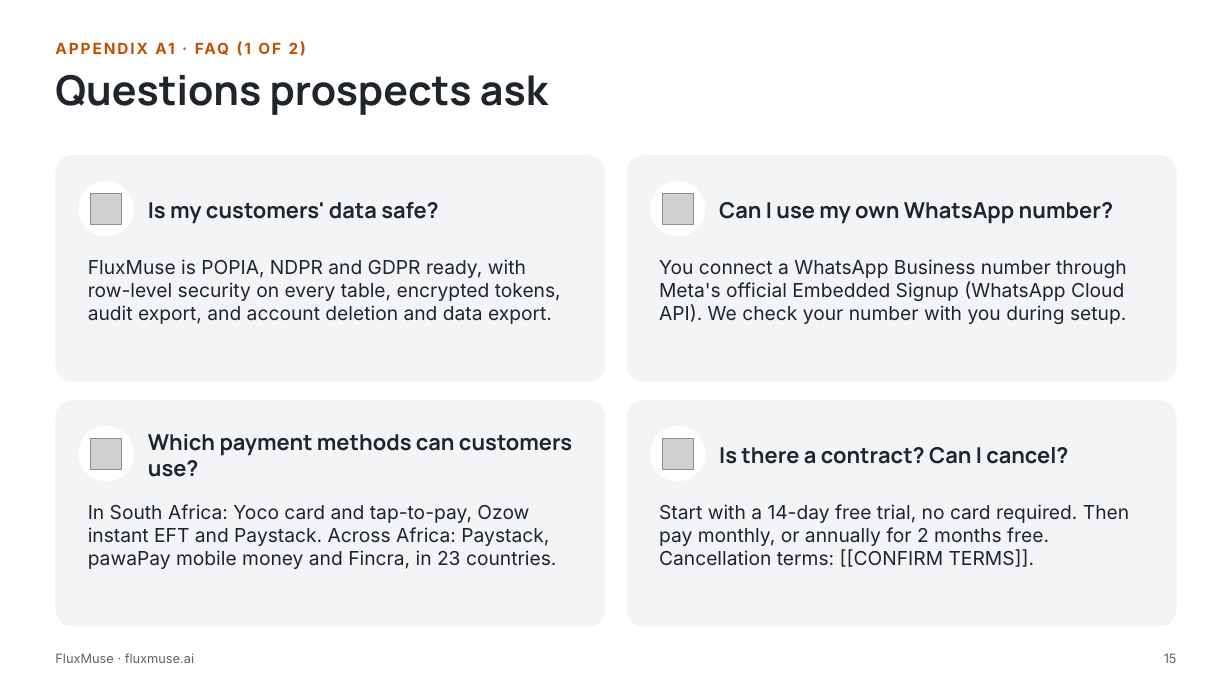
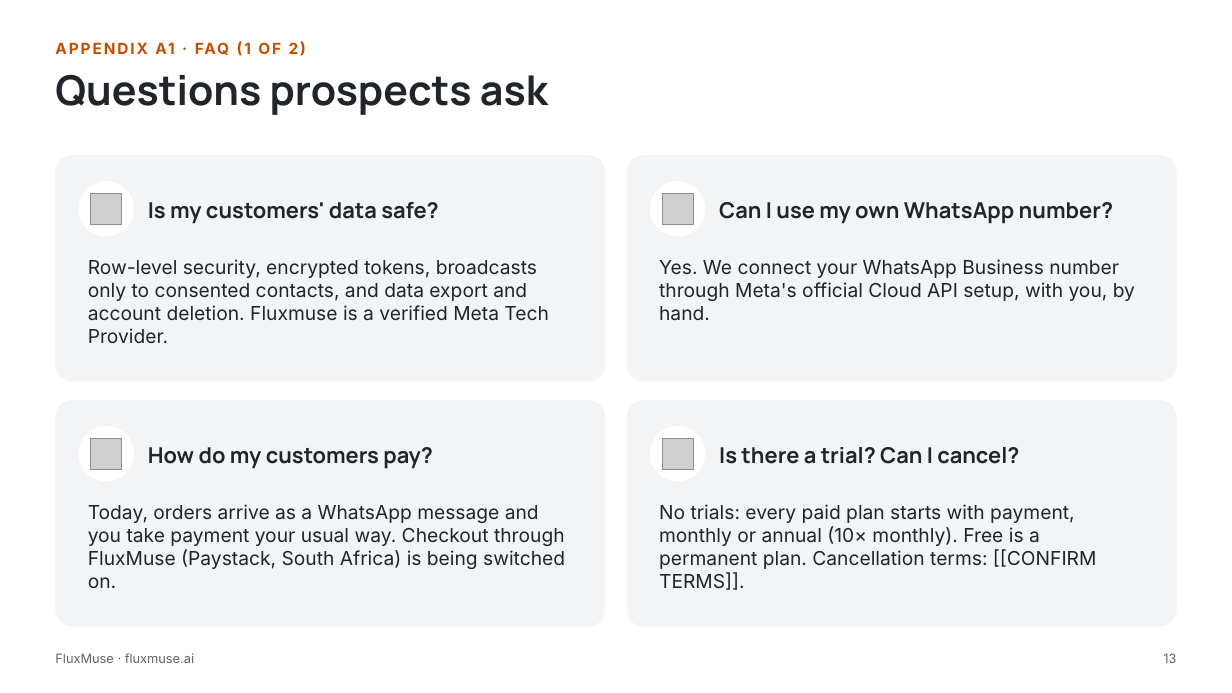
Before and after one commit to embizo/fluxmuse, a slide deck: slide 13 of docs/go-to-market/02_Brand_Pitch_Deck/FluxMuse_Pitch_Solo_Entrepreneurs.pptx (slide 15 before the commit). Drawn at 1232x693 pixels with LibreOffice and Linux fonts; fonts in the diff are those of the drawing; grey boxes stand for pictures. Boxes give left, top, right and bottom in pixels: in the first picture for what was removed or moved away, otherwise in the second. Text is boxed around its words. In the diff, an @@ line names an element or a change of style, - is before the commit and + after.

```diff
--- a/docs/go-to-market/02_Brand_Pitch_Deck/FluxMuse_Pitch_Solo_Entrepreneurs.pptx
+++ b/docs/go-to-market/02_Brand_Pitch_Deck/FluxMuse_Pitch_Solo_Entrepreneurs.pptx
@@ text at [88, 259, 548, 343]: text changed @@
-FluxMuse is POPIA, NDPR and GDPR ready, with row-level security on every table, encrypted tokens, audit export, and account deletion and data export.
+Row-level security, encrypted tokens, broadcasts only to consented contacts, and data export and account deletion. Fluxmuse is a verified Meta Tech Provider.
@@ text at [659, 259, 1135, 321]: text changed @@
-You connect a WhatsApp Business number through Meta's official Embedded Signup (WhatsApp Cloud API). We check your number with you during setup.
+Yes. We connect your WhatsApp Business number through Meta's official Cloud API setup, with you, by hand.
@@ text at [148, 447, 433, 469]: text changed @@
-Which payment methods can customers use?
+How do my customers pay?
@@ text at [719, 447, 1019, 464]: text changed @@
-Is there a contract? Can I cancel?
+Is there a trial? Can I cancel?
@@ text at [88, 504, 565, 588]: text changed @@
-In South Africa: Yoco card and tap-to-pay, Ozow instant EFT and Paystack. Across Africa: Paystack, pawaPay mobile money and Fincra, in 23 countries.
+Today, orders arrive as a WhatsApp message and you take payment your usual way. Checkout through FluxMuse (Paystack, South Africa) is being switched on.
@@ text at [659, 504, 1096, 590]: text changed @@
-Start with a 14-day free trial, no card required. Then pay monthly, or annually for 2 months free. Cancellation terms: [[CONFIRM TERMS]].
+No trials: every paid plan starts with payment, monthly or annual (10× monthly). Free is a permanent plan. Cancellation terms: [[CONFIRM TERMS]].
@@ page number at [1163, 653, 1176, 663]: text changed @@
-15
+13
```
Also in this commit, not shown: 6 other slides changed, 6 slides added, 8 slides removed, 8 other files.
